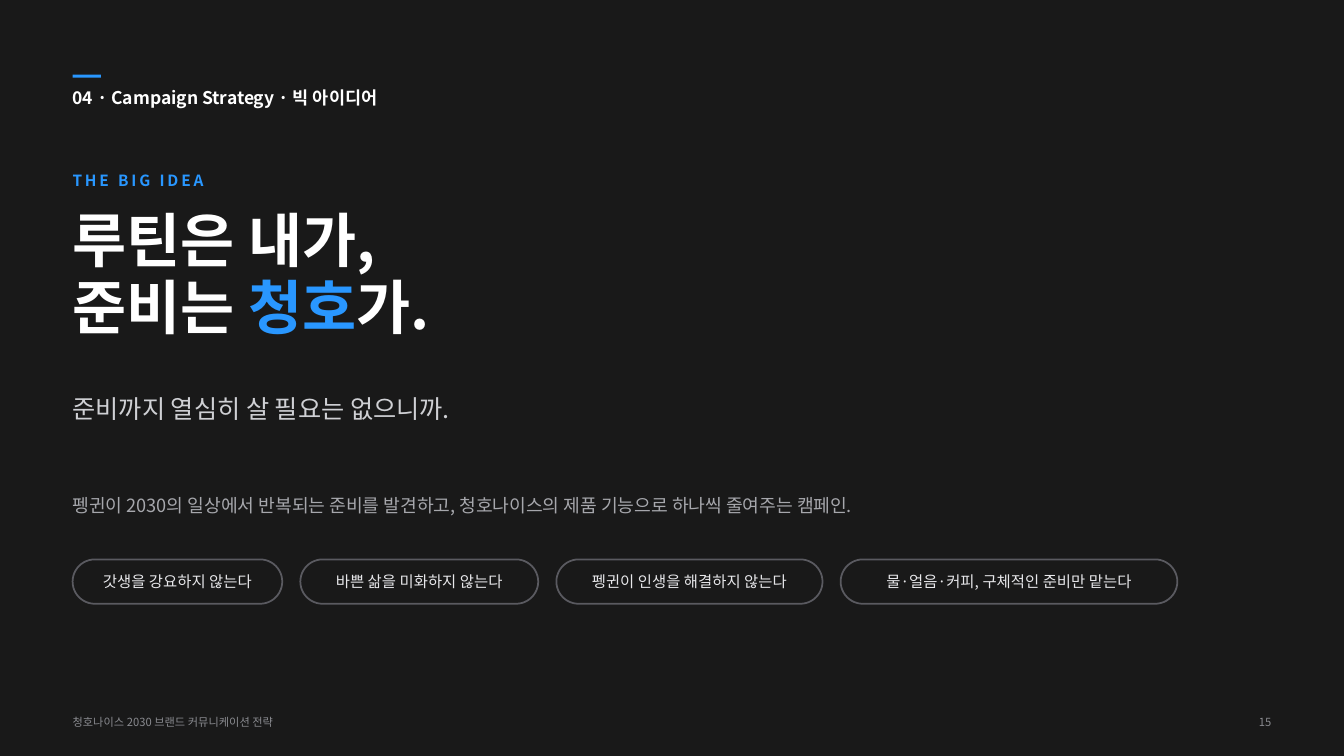
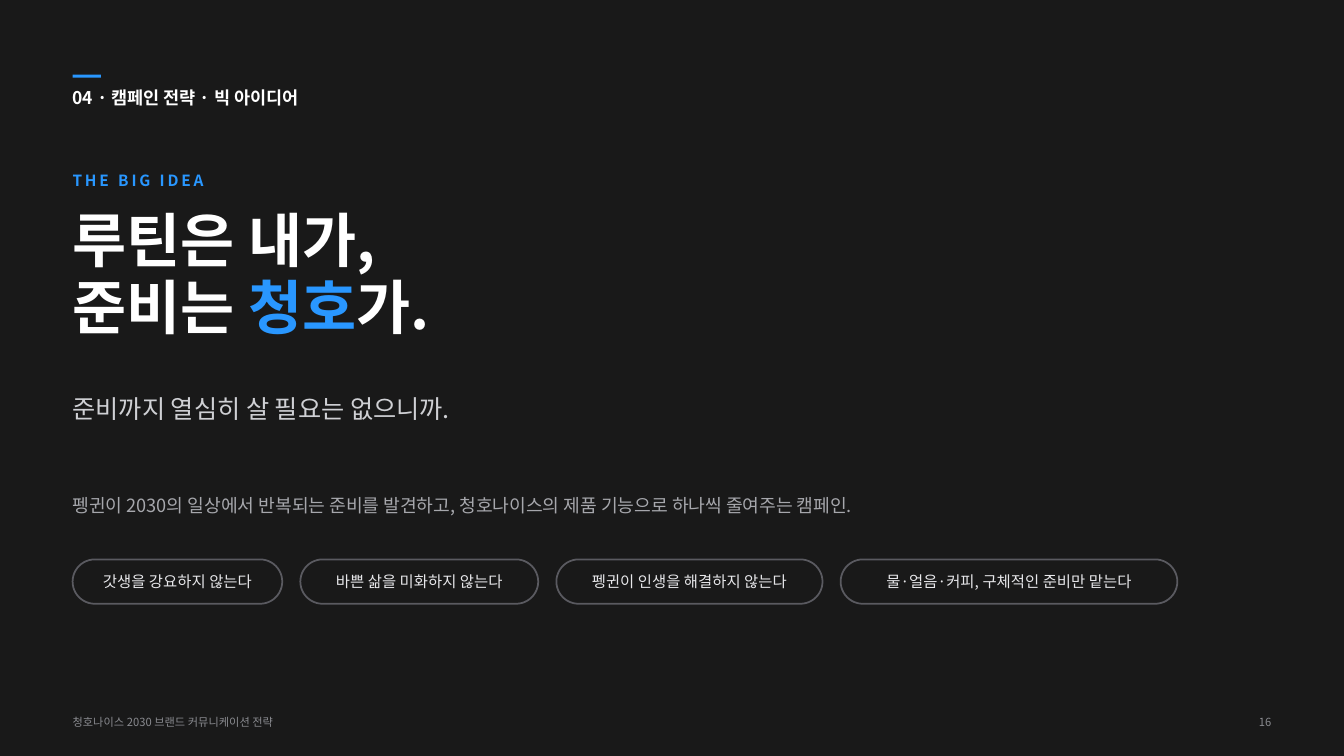
Before and after one commit to PhrenO0/CHAI-AI, a slide deck: slide 21 of 청호나이스-브랜드전략-제안.pptx (slide 20 before the commit). Drawn at 1344x756 pixels with LibreOffice and Linux fonts; fonts in the diff are those of the drawing. Boxes give left, top, right and bottom in pixels: in the first picture for what was removed or moved away, otherwise in the second. Text is boxed around its words. In the diff, an @@ line names an element or a change of style, - is before the commit and + after.

```diff
--- a/청호나이스-브랜드전략-제안.pptx
+++ b/청호나이스-브랜드전략-제안.pptx
@@ text at box(73, 89, 298, 106): text changed @@
-04 · Campaign Strategy · 빅 아이디어
+04 · 캠페인 전략 · 빅 아이디어
```
Also in this commit, not shown: 21 other slides changed, 1 slide added, 1 other file.
